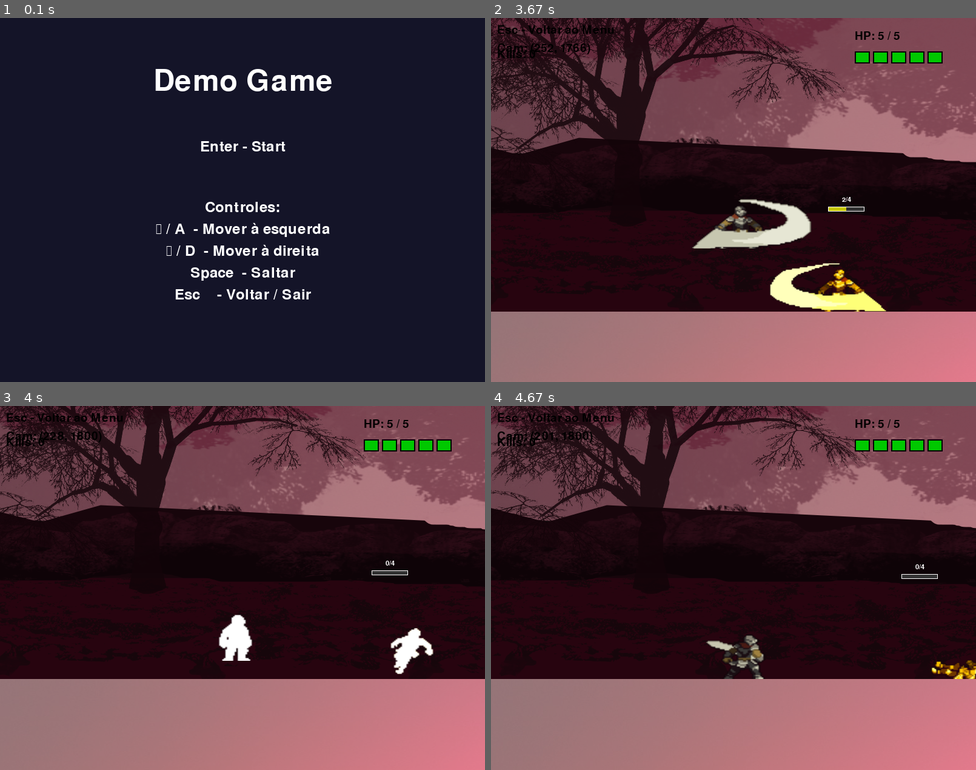
Above: before the commit, frames 1-4 (two rows, left to right).
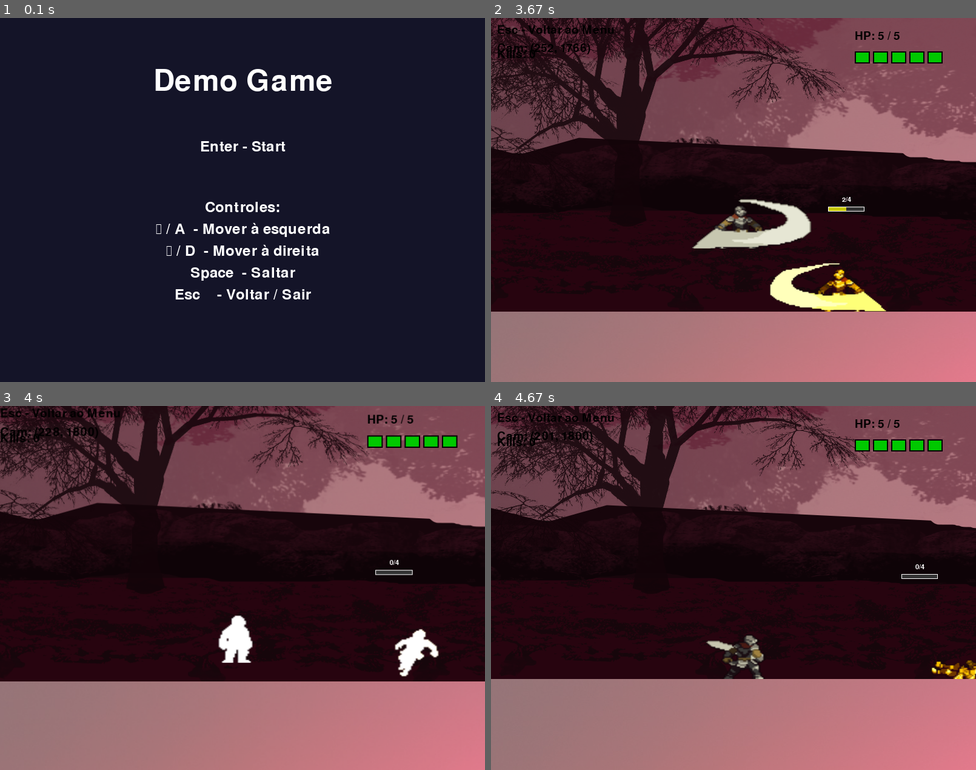
Above: after the commit, the same moments.

Repository: juniodevs/PyGameProject
Game: pygame game, started from src/main.py
The game is run twice, just before and just after one commit, with the same random seed, the same clock (stepped at 60 frames per second) and the same inputs.
Inputs:
- Up to frame 1 (0.1 s): no input
- Up to frame 2 (3.67 s): tap Enter at 0.33 s; hold Right 0.67-1.13 s; hold Up 1.17-1.47 s; tap Ctrl at 1.23, 1.57, 1.87, 2.07, 2.37, 2.63, 2.93, 3.07, 3.47 s; hold Right 1.5-1.97 s; hold Left 2-2.53 s; tap Right Ctrl at 2.15, 3.55 s; hold Left 2.57-2.97 s; hold Up 3-3.37 s; hold Right from 3.4 s (still down)
- Up to frame 3 (4 s): keep holding Right; tap Ctrl at 3.77 s
- Up to frame 4 (4.67 s): release Right at 4.03 s; hold Left 4.07-4.53 s; tap Ctrl at 4.13, 4.43, 4.63 s; hold Right from 4.57 s (still down)

Frames 1-2 are identical in both runs. In frame 3, 9.2% of the frame differs, in the area x 0-100%, y 0-76%; in frame 4, nothing differs.

Commit message:
Implement zoom effects during player damage and enemy death events; enhance visual feedback in gameplay.

Diff:
--- a/src/game/app.py
+++ b/src/game/app.py
@@ -9,27 +9,67 @@
         from .settings import SCREEN_WIDTH, SCREEN_HEIGHT, FPS
 
         pygame.init()
-        self.screen = pygame.display.set_mode((SCREEN_WIDTH, SCREEN_HEIGHT))
+        # actual display surface
+        self.display = pygame.display.set_mode((SCREEN_WIDTH, SCREEN_HEIGHT))
         pygame.display.set_caption("Pygame Game")
+        # backbuffer where scenes render (so we can scale/zoom before presenting)
+        self.screen = pygame.Surface((SCREEN_WIDTH, SCREEN_HEIGHT))
         self.clock = pygame.time.Clock()
         self.running = True
         self.FPS = FPS
         # Time scale for slow-motion effects (1.0 = normal speed)
         self.time_scale = 1.0
         self.slow_motion_end = 0
+        # Zoom state (for brief impact zooms)
+        self._zoom_start = 0
+        self._zoom_duration = 0
+        self._zoom_mag = 1.0
         self.current_scene = MainMenu(self)
 
     def run(self):
         while self.running:
             self.handle_events()
             self.current_scene.update()
+
+            # Render the scene into the backbuffer
             self.current_scene.render(self.screen)
-            pygame.display.flip()
-            # If a slow-motion effect is active, adjust target FPS
+
+            # Update slow-motion timer
             now = pygame.time.get_ticks()
             if self.slow_motion_end and now >= self.slow_motion_end:
                 self.time_scale = 1.0
                 self.slow_motion_end = 0
+
+            # Compute zoom (go-and-back curve)
+            zoom = 1.0
+            if self._zoom_start and now < self._zoom_start + self._zoom_duration:
+                t = now - self._zoom_start
+                half = self._zoom_duration / 2.0
+                mag = self._zoom_mag
+                if t <= half:
+                    zoom = 1.0 + (mag - 1.0) * (t / half)
+                else:
+                    zoom = mag - (mag - 1.0) * ((t - half) / half)
+            else:
+                if self._zoom_start and now >= self._zoom_start + self._zoom_duration:
+                    self._zoom_start = 0
+                    self._zoom_duration = 0
+                    self._zoom_mag = 1.0
+
+            # Apply zoom by scaling the backbuffer to the display surface
+            sw, sh = self.screen.get_size()
+            if abs(zoom - 1.0) > 0.0001:
+                scaled_w = max(1, int(sw * zoom))
+                scaled_h = max(1, int(sh * zoom))
+                scaled = pygame.transform.smoothscale(self.screen, (scaled_w, scaled_h))
+                dx = (sw - scaled_w) // 2
+                dy = (sh - scaled_h) // 2
+                self.display.fill((0, 0, 0))
+                self.display.blit(scaled, (dx, dy))
+            else:
+                self.display.blit(self.screen, (0, 0))
+
+            pygame.display.flip()
 
             target_fps = max(1, int(self.FPS * self.time_scale))
             self.clock.tick(target_fps)
@@ -60,3 +100,9 @@
         """
         self.time_scale = max(0.01, min(1.0, scale))
         self.slow_motion_end = pygame.time.get_ticks() + int(duration_ms)
+
+    def trigger_zoom(self, duration_ms=220, magnitude=1.08):
+        """Trigger a brief zoom-in then back effect."""
+        self._zoom_start = pygame.time.get_ticks()
+        self._zoom_duration = int(duration_ms)
+        self._zoom_mag = max(1.0, float(magnitude))
--- a/src/game/scenes/gameplay.py
+++ b/src/game/scenes/gameplay.py
@@ -267,6 +267,10 @@
 
                 # Also briefly flash the player to emphasize the hit-deal action
                 self.player.flash_timer = now
+                try:
+                    self.app.trigger_zoom(duration_ms=220, magnitude=1.06)
+                except Exception:
+                    pass
 
                 if killed:
                     # Enemy died
@@ -311,6 +315,10 @@
                     self.camera.start_shake(duration_ms=260, magnitude=10)
                 except Exception:
                     pass
+                try:
+                    self.app.trigger_zoom(duration_ms=220, magnitude=1.08)
+                except Exception:
+                    pass
 
     def _draw_enemy_hp(self, screen, enemy, enemy_screen_rect):
         """Draw enemy HP bar above the enemy sprite."""
